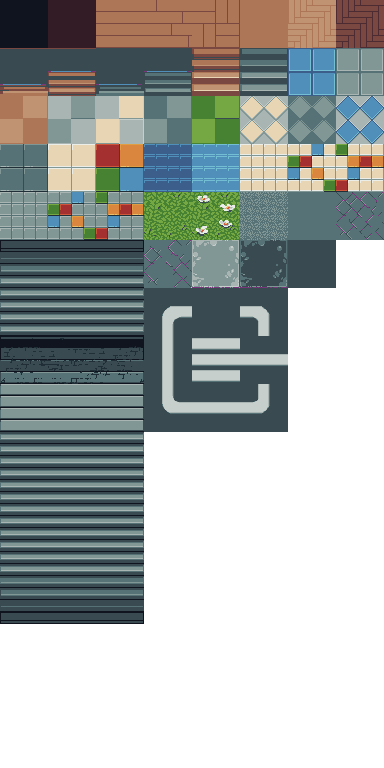
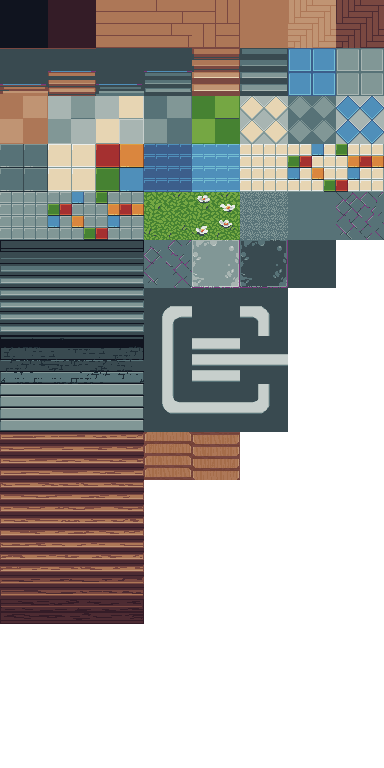
Revision of a layered 384 × 768 image; what changed, layer by layer:
added layer "Stairs copy" above "Stairs" over [192, 432, 240, 480]
added layer "Stairs" above "Stairs down" over [144, 432, 192, 480]
added layer "Layer 1" above "Layer 0" over [0, 432, 144, 624]
painted on "Layer 0" over [0, 432, 144, 624]